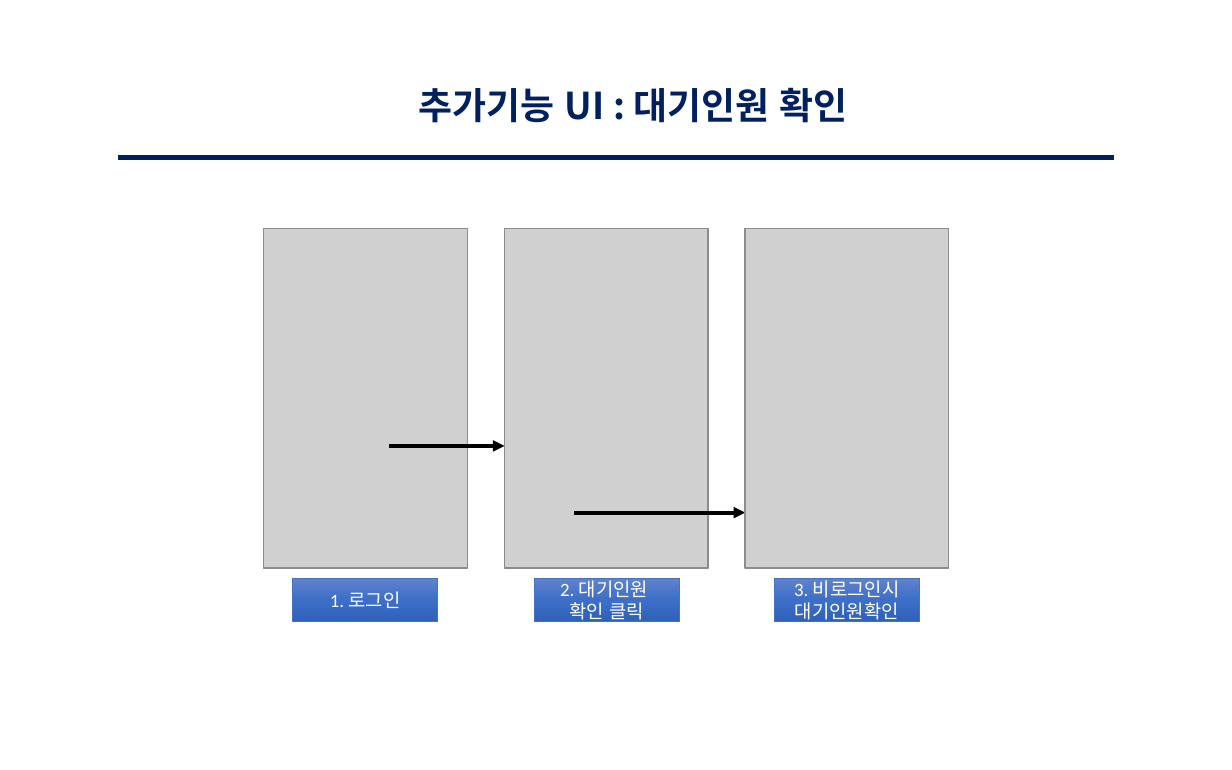
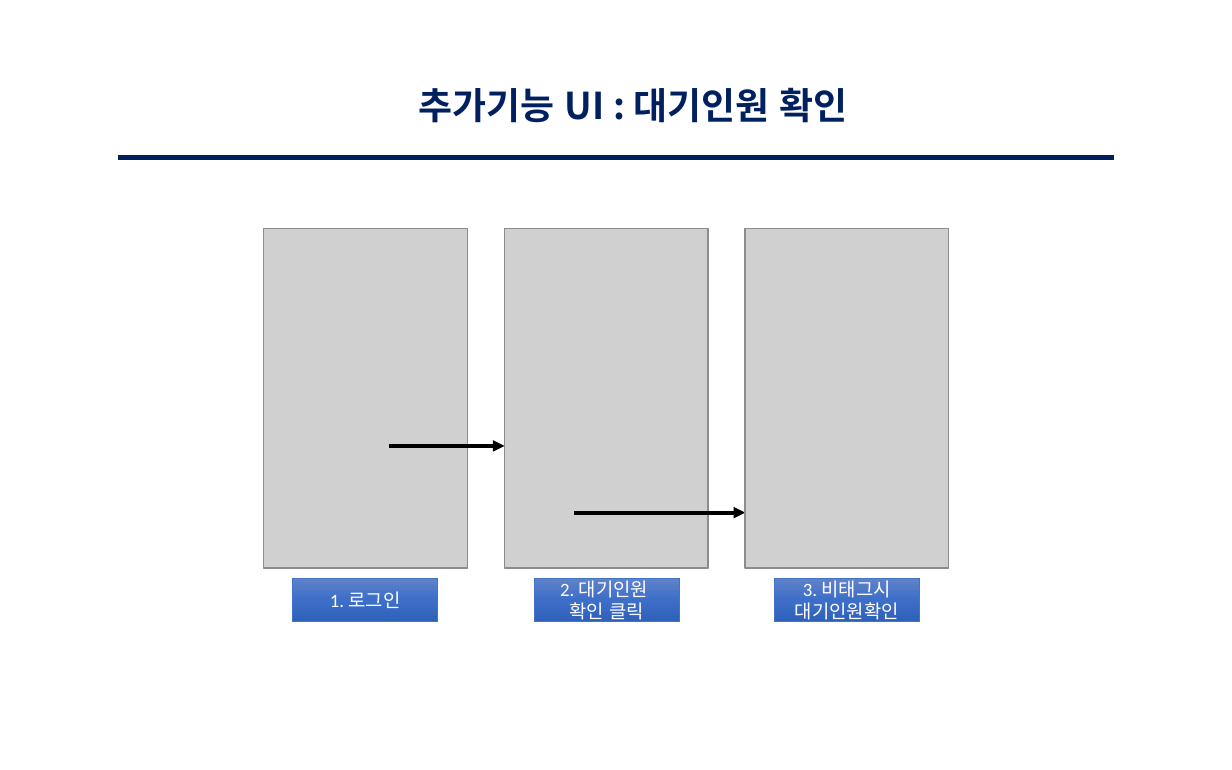
Before and after one commit to shjj94/MediPass, a slide deck: slide 2 of 설계참고자료V1_sh.pptx. Drawn at 1232x770 pixels with LibreOffice and Linux fonts; fonts in the diff are those of the drawing; grey boxes stand for pictures. Boxes give left, top, right and bottom in pixels: in the first picture for what was removed or moved away, otherwise in the second. Text is boxed around its words. In the diff, an @@ line names an element or a change of style, - is before the commit and + after.

```diff
--- a/설계참고자료V1_sh.pptx
+++ b/설계참고자료V1_sh.pptx
@@ text in rectangle at (x1=803, y1=576, x2=891, y2=598): text changed @@
-3. 비로그인시
+3. 비태그시
```
Also in this commit, not shown: 1 other slide changed, 2 slides added.
